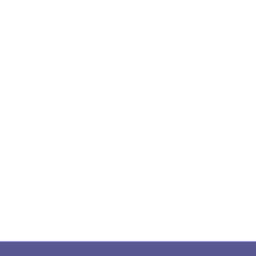
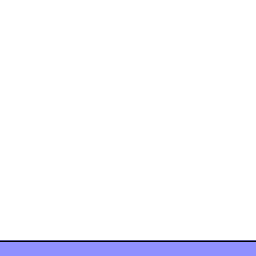
Revision of a layered 256x256 image; what changed, layer by layer:
painted on "Paint Layer 17" over (0, 240, 256, 256)
